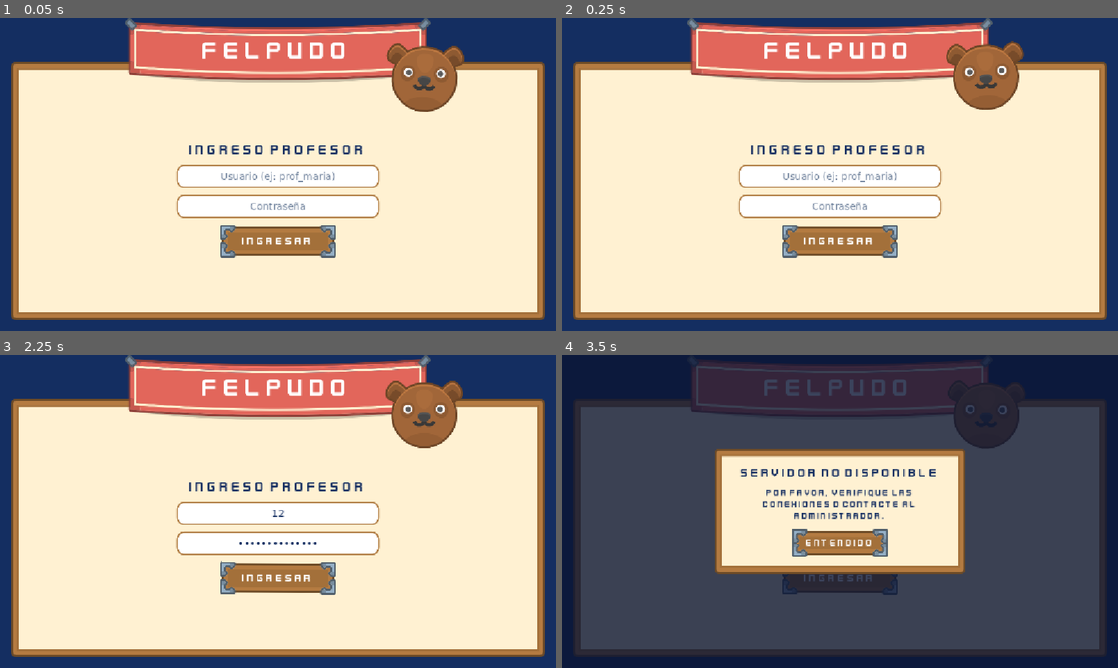
Above: before the commit, frames 1-4 (two rows, left to right).
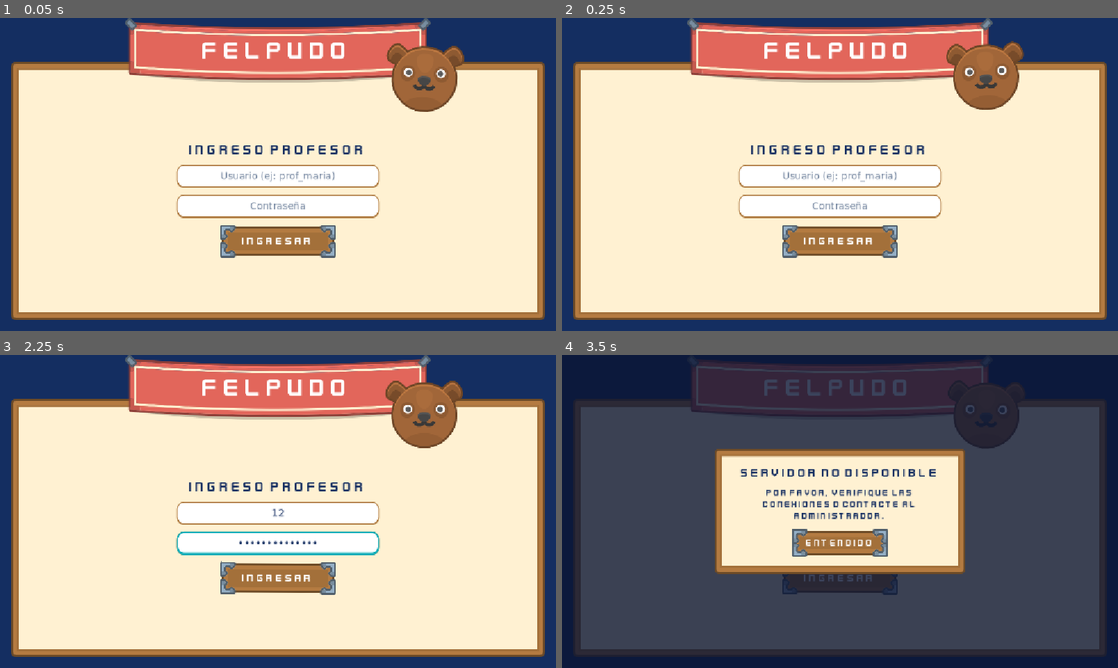
Above: after the commit, the same moments.

Repository: AndresEncalada/Aplicacion-Multiplataforma-de-Actividades-Ludicas-Infantiles
Game: Godot game, scene res://login_profesor.tscn
Two runs of this game, one before a commit and one after it. Both use one fixed random seed, a clock stepped at 60 frames per second and the inputs below.
Inputs (mouse positions are in pixels of both pictures, inside the frame that each line leads up to):
- Up to frame 1 (0.05 s): no input
- Up to frame 2 (0.25 s): no input
- Up to frame 3 (2.25 s): click (278, 514) at 0.52 s; type "12" at 0.6 s; click (278, 542) at 0.75 s; type "12" at 0.83 s; type "Felpudo" at 1.25 s; type "Ingresar" at 2 s
- Up to frame 4 (3.5 s): tap Enter at 2.75 s; move the mouse to (962, 495) at 2.77 s; click (962, 495) at 2.92 s; tap Space at 3.02 s

The runs differ from the first frame. In frame 1, 0.6% of the frame differs, in the area x 31-69%, y 47-64%; in frame 2, 0.6%; in frame 3, 0.9%; in frame 4, nothing differs.

Commit message:
refactor(ui): scalable filters, responsive layout, accessible X button, input focus
- Replace hardcoded age chips [3,4,5] with chips built dynamically from
  actual student ages in SesionState.alumnos
- Wrap age chips in a horizontal ScrollContainer so any number of ages
  fit without breaking the layout
- Replace single sort toggle with two explicit radio-style chips
  (A-Z / Aciertos) preceded by an Ordenar: label
- Filter bar stacks into two rows on screens smaller than 1280x720,
  with larger chips (52px) for easier touch on small devices
- Increase X button touch area to 96x96 px across all scenes while
  keeping the icon visually at its original 63x63 size via CenterContainer
- Enable caret_blink and add a distinct TURQUESA focus StyleBox on all
  LineEdit inputs so the active field is clearly visible
- Add *.uid rule to .gitignore and remove tracked Godot UID files

Diff:
--- a/frontend/felpudo/actividad_cuerpo.gd
+++ b/frontend/felpudo/actividad_cuerpo.gd
@@ -150,10 +150,10 @@
 	_btn_x = _crear_btn_x()
 	_btn_x.pressed.connect(_salir_a_menu)
 	_btn_x.set_anchors_preset(Control.PRESET_TOP_RIGHT)
-	_btn_x.offset_left   = -73
-	_btn_x.offset_top    = -4
+	_btn_x.offset_left   = -106
+	_btn_x.offset_top    = 0
 	_btn_x.offset_right  = -10
-	_btn_x.offset_bottom = 59
+	_btn_x.offset_bottom = 96
 	_btn_x.z_index = 20
 	add_child(_btn_x)
 
--- a/frontend/felpudo/actividad_pictogramas.gd
+++ b/frontend/felpudo/actividad_pictogramas.gd
@@ -207,10 +207,10 @@
 	_btn_x = _crear_btn_x()
 	_btn_x.pressed.connect(_salir_a_menu)
 	_btn_x.set_anchors_preset(Control.PRESET_TOP_RIGHT)
-	_btn_x.offset_left   = -73
-	_btn_x.offset_top    = -4
+	_btn_x.offset_left   = -106
+	_btn_x.offset_top    = 0
 	_btn_x.offset_right  = -10
-	_btn_x.offset_bottom = 59
+	_btn_x.offset_bottom = 96
 	_btn_x.z_index = 20
 	add_child(_btn_x)
 
--- a/frontend/felpudo/base_ui.gd
+++ b/frontend/felpudo/base_ui.gd
@@ -71,17 +71,22 @@
 
 func _crear_btn_x() -> Button:
 	var btn = Button.new()
-	btn.custom_minimum_size = Vector2(63, 63)
+	btn.custom_minimum_size = Vector2(96, 96)
 	var empty = StyleBoxEmpty.new()
 	for state in ["normal", "hover", "pressed", "focus", "disabled"]:
 		btn.add_theme_stylebox_override(state, empty)
+	var cc = CenterContainer.new()
+	cc.set_anchors_and_offsets_preset(Control.PRESET_FULL_RECT)
+	cc.mouse_filter = Control.MOUSE_FILTER_IGNORE
+	btn.add_child(cc)
+
 	var ir = TextureRect.new()
-	ir.texture      = load(ICO_X) as Texture2D
-	ir.expand_mode  = TextureRect.EXPAND_IGNORE_SIZE
-	ir.stretch_mode = TextureRect.STRETCH_KEEP_ASPECT_CENTERED
-	ir.set_anchors_and_offsets_preset(Control.PRESET_FULL_RECT)
-	ir.mouse_filter = Control.MOUSE_FILTER_IGNORE
-	btn.add_child(ir)
+	ir.texture             = load(ICO_X) as Texture2D
+	ir.expand_mode         = TextureRect.EXPAND_IGNORE_SIZE
+	ir.stretch_mode        = TextureRect.STRETCH_KEEP_ASPECT_CENTERED
+	ir.custom_minimum_size = Vector2(63, 63)
+	ir.mouse_filter        = Control.MOUSE_FILTER_IGNORE
+	cc.add_child(ir)
 	return btn
 
 
--- a/frontend/felpudo/login_profesor.gd
+++ b/frontend/felpudo/login_profesor.gd
@@ -295,25 +295,101 @@
 	search.size_flags_horizontal = Control.SIZE_EXPAND_FILL
 	vbox_outer.add_child(search)
 
-	# --- Fila de filtros ---
-	var filtros_hbox = HBoxContainer.new()
-	filtros_hbox.add_theme_constant_override("separation", 8)
-	vbox_outer.add_child(filtros_hbox)
+	# --- Barra de filtros ---
+	var _vp_f := get_viewport().get_visible_rect().size
+	var compacto: bool = _vp_f.x < 1280 or _vp_f.y < 720
+	var chip_h: int   = 52 if compacto else 38
+	var lbl_sz: int   = 14 if compacto else 13
+
+	var filtros_panel = PanelContainer.new()
+	filtros_panel.size_flags_horizontal = Control.SIZE_EXPAND_FILL
+	var sf_fp = StyleBoxFlat.new()
+	sf_fp.bg_color = Color(0.89, 0.91, 0.96)
+	sf_fp.set_corner_radius_all(18)
+	sf_fp.content_margin_left   = 14; sf_fp.content_margin_right  = 14
+	sf_fp.content_margin_top    = 10; sf_fp.content_margin_bottom = 10
+	filtros_panel.add_theme_stylebox_override("panel", sf_fp)
+	vbox_outer.add_child(filtros_panel)
+
+	# En pantallas pequeñas: dos filas (Edad arriba, Ordenar abajo).
+	# En pantallas grandes: una sola fila horizontal.
+	var filtros_root: BoxContainer
+	if compacto:
+		var vb = VBoxContainer.new()
+		vb.add_theme_constant_override("separation", 8)
+		filtros_root = vb
+	else:
+		var hb = HBoxContainer.new()
+		hb.add_theme_constant_override("separation", 10)
+		filtros_root = hb
+	filtros_panel.add_child(filtros_root)
 
 	var estado = {"edad": -1, "orden_aciertos": false}
 
+	# -- Grupo Edad --
+	var grp_edad = HBoxContainer.new()
+	grp_edad.add_theme_constant_override("separation", 6)
+	grp_edad.size_flags_horizontal = Control.SIZE_EXPAND_FILL
+	filtros_root.add_child(grp_edad)
+
+	var lbl_edad_cat = _crear_label("Edad:", lbl_sz, Color(0.38, 0.44, 0.58), false)
+	lbl_edad_cat.size_flags_vertical = Control.SIZE_SHRINK_CENTER
+	grp_edad.add_child(lbl_edad_cat)
+
+	var edad_scroll = ScrollContainer.new()
+	edad_scroll.horizontal_scroll_mode = ScrollContainer.SCROLL_MODE_AUTO
+	edad_scroll.vertical_scroll_mode   = ScrollContainer.SCROLL_MODE_DISABLED
+	edad_scroll.size_flags_horizontal  = Control.SIZE_EXPAND_FILL
+	edad_scroll.custom_minimum_size    = Vector2(0, chip_h + 8)
+	grp_edad.add_child(edad_scroll)
+
+	var chips_hbox = HBoxContainer.new()
+	chips_hbox.add_theme_constant_override("separation", 6)
+	edad_scroll.add_child(chips_hbox)
+
+	var edades_unicas: Array = []
+	for al in SesionState.alumnos:
+		var e := int(al.get("edad", 0))
+		if e > 0 and not edades_unicas.has(e):
+			edades_unicas.append(e)
+	edades_unicas.sort()
+
 	var chips_edad: Array = []
-	for par in [["Todos", -1], ["3 años", 3], ["4 años", 4], ["5 años", 5]]:
-		var chip = _crear_chip_filtro(par[0])
-		filtros_hbox.add_child(chip)
-		chips_edad.append({"chip": chip, "val": par[1]})
-
-	var spacer = Control.new()
-	spacer.size_flags_horizontal = Control.SIZE_EXPAND_FILL
-	filtros_hbox.add_child(spacer)
-
-	var btn_sort = _crear_chip_filtro("A-Z ↕")
-	filtros_hbox.add_child(btn_sort)
+	var chip_todos = _crear_chip_filtro("Todos", chip_h)
+	chips_hbox.add_child(chip_todos)
+	chips_edad.append({"chip": chip_todos, "val": -1})
+
+	for e_val in edades_unicas:
+		var chip = _crear_chip_filtro(str(e_val) + " a", chip_h)
+		chips_hbox.add_child(chip)
+		chips_edad.append({"chip": chip, "val": e_val})
+
+	# En modo horizontal añadir separador vertical entre grupos
+	if not compacto:
+		var sep = VSeparator.new()
+		sep.size_flags_vertical = Control.SIZE_SHRINK_CENTER
+		sep.custom_minimum_size = Vector2(1, 28)
+		filtros_root.add_child(sep)
+	else:
+		# En modo compacto, una línea horizontal fina separa las filas
+		var hsep = HSeparator.new()
+		hsep.size_flags_horizontal = Control.SIZE_EXPAND_FILL
+		filtros_root.add_child(hsep)
+
+	# -- Grupo Ordenar --
+	var grp_ord = HBoxContainer.new()
+	grp_ord.add_theme_constant_override("separation", 6)
+	grp_ord.size_flags_horizontal = Control.SIZE_EXPAND_FILL
+	filtros_root.add_child(grp_ord)
+
+	var lbl_ord = _crear_label("Ordenar:", lbl_sz, Color(0.38, 0.44, 0.58), false)
+	lbl_ord.size_flags_vertical = Control.SIZE_SHRINK_CENTER
+	grp_ord.add_child(lbl_ord)
+
+	var chip_az       = _crear_chip_filtro("A-Z", chip_h)
+	var chip_aciertos = _crear_chip_filtro("★ Aciertos", chip_h)
+	grp_ord.add_child(chip_az)
+	grp_ord.add_child(chip_aciertos)
 
 	# --- Lista de tarjetas ---
 	var scroll = ScrollContainer.new()
@@ -406,17 +482,28 @@
 				aplicar.call()
 		)
 
-	btn_sort.gui_input.connect(func(ev: InputEvent):
+	# Chips de orden: radio-button (uno siempre activo, se excluyen mutuamente)
+	chip_az.gui_input.connect(func(ev: InputEvent):
 		if (ev is InputEventMouseButton and ev.pressed and ev.button_index == MOUSE_BUTTON_LEFT) \
 		or (ev is InputEventScreenTouch and ev.pressed):
-			estado["orden_aciertos"] = not estado["orden_aciertos"]
-			_chip_set_activo(btn_sort, estado["orden_aciertos"])
-			var lbl_s = btn_sort.get_child(0).get_child(0) as Label
-			if lbl_s: lbl_s.text = "⭐ Aciertos" if estado["orden_aciertos"] else "A-Z ↕"
+			estado["orden_aciertos"] = false
+			_chip_set_activo(chip_az,       true)
+			_chip_set_activo(chip_aciertos, false)
 			aplicar.call()
 	)
+	chip_aciertos.gui_input.connect(func(ev: InputEvent):
+		if (ev is InputEventMouseButton and ev.pressed and ev.button_index == MOUSE_BUTTON_LEFT) \
+		or (ev is InputEventScreenTouch and ev.pressed):
+			estado["orden_aciertos"] = true
+			_chip_set_activo(chip_az,       false)
+			_chip_set_activo(chip_aciertos, true,
+				Color(1.00, 0.50, 0.08),
+				Color(0.65, 0.30, 0.03))
+			aplicar.call()
+	)
 
 	_chip_set_activo(chips_edad[0]["chip"], true)
+	_chip_set_activo(chip_az, true)
 	aplicar.call()
 
 func _iniciar_sesion_y_abrir_actividades(alumno: Dictionary):
@@ -628,10 +715,10 @@
 
 	var btn_x = _crear_btn_x()
 	btn_x.set_anchors_preset(Control.PRESET_CENTER_RIGHT)
-	btn_x.offset_left   = -73
-	btn_x.offset_top    = -32
+	btn_x.offset_left   = -106
+	btn_x.offset_top    = -48
 	btn_x.offset_right  = -10
-	btn_x.offset_bottom = 31
+	btn_x.offset_bottom = 48
 	btn_x.z_index = 5
 	btn_x.pressed.connect(func():
 		if _btn_bloqueado: return
@@ -789,36 +876,44 @@
 	vbox.add_child(_crear_label(subtitulo, 15, Color(0.88, 0.92, 1.0), false))
 	return card
 
-func _crear_chip_filtro(texto: String) -> PanelContainer:
+func _crear_chip_filtro(texto: String, alto: int = 38) -> PanelContainer:
 	var c = PanelContainer.new()
+	c.custom_minimum_size = Vector2(0, alto)
 	c.mouse_filter = Control.MOUSE_FILTER_STOP
 	var cc = CenterContainer.new()
 	c.add_child(cc)
-	var lbl = _crear_label(texto, 15, NAVY, false)
+	var lbl = _crear_label(texto, 15, Color(0.25, 0.30, 0.42), false)
 	lbl.horizontal_alignment = HORIZONTAL_ALIGNMENT_CENTER
 	cc.add_child(lbl)
 	_chip_set_activo(c, false)
 	return c
 
-func _chip_set_activo(c: PanelContainer, activo: bool) -> void:
+# col_bg / col_borde opcionales para usar MANDARINA en el botón de orden
+func _chip_set_activo(c: PanelContainer, activo: bool,
+		col_bg:    Color = Color(0.05, 0.68, 0.72),
+		col_borde: Color = Color(0.03, 0.46, 0.49)) -> void:
 	var sf = StyleBoxFlat.new()
 	if activo:
-		sf.bg_color    = TURQUESA
-		sf.border_color = Color(0.04, 0.50, 0.54)
+		sf.bg_color               = col_bg
+		sf.border_color           = col_borde
+		sf.border_width_bottom    = 4
+		sf.border_width_left      = 0; sf.border_width_right = 0; sf.border_width_top = 0
 	else:
-		sf.bg_color    = Color(0.86, 0.89, 0.94)
-		sf.border_color = Color(0.60, 0.65, 0.75)
-	sf.set_corner_radius_all(14)
-	sf.border_width_bottom    = 3
-	sf.content_margin_left    = 14; sf.content_margin_right  = 14
-	sf.content_margin_top     = 6;  sf.content_margin_bottom = 8
+		sf.bg_color               = Color(0.97, 0.97, 1.00)
+		sf.border_color           = Color(0.70, 0.74, 0.84)
+		sf.border_width_bottom    = 3
+		sf.border_width_left      = 0; sf.border_width_right = 0; sf.border_width_top = 0
+	sf.set_corner_radius_all(16)
+	sf.content_margin_left    = 16; sf.content_margin_right  = 16
+	sf.content_margin_top     = 4;  sf.content_margin_bottom = 8
 	c.add_theme_stylebox_override("panel", sf)
 	if c.get_child_count() > 0:
 		var cc = c.get_child(0)
 		if is_instance_valid(cc) and cc.get_child_count() > 0:
 			var lbl = cc.get_child(0) as Label
 			if lbl:
-				lbl.add_theme_color_override("font_color", Color.WHITE if activo else NAVY)
+				var col_txt = Color.WHITE if activo else Color(0.25, 0.30, 0.42)
+				lbl.add_theme_color_override("font_color", col_txt)
 
 func _crear_input(placeholder: String, es_password: bool) -> LineEdit:
 	var inp = LineEdit.new()
@@ -835,15 +930,29 @@
 	inp.add_theme_color_override("font_color", NAVY)
 	inp.add_theme_color_override("font_placeholder_color", Color(0.45, 0.52, 0.62))
 
+	inp.caret_blink          = true
+	inp.caret_blink_interval = 0.6
+	inp.add_theme_color_override("caret_color", NAVY)
+
 	var st = StyleBoxFlat.new()
 	st.bg_color = Color.WHITE
 	st.border_color = Color(0.70, 0.50, 0.28)
-	st.set_border_width_all(3)
+	st.set_border_width_all(2)
+	st.border_width_bottom = 4
 	st.set_corner_radius_all(14)
 	st.content_margin_left  = 16
 	st.content_margin_right = 16
 	inp.add_theme_stylebox_override("normal", st)
-	inp.add_theme_stylebox_override("focus", st)
+
+	var st_focus = StyleBoxFlat.new()
+	st_focus.bg_color = Color.WHITE
+	st_focus.border_color = TURQUESA
+	st_focus.set_border_width_all(3)
+	st_focus.border_width_bottom = 5
+	st_focus.set_corner_radius_all(14)
+	st_focus.content_margin_left  = 16
+	st_focus.content_margin_right = 16
+	inp.add_theme_stylebox_override("focus", st_focus)
 	return inp
 
 # ---------------------------------------------------------------------------
--- a/frontend/felpudo/menu_actividades.gd
+++ b/frontend/felpudo/menu_actividades.gd
@@ -124,10 +124,10 @@
 
 	var btn_x = _crear_btn_x()
 	btn_x.set_anchors_preset(Control.PRESET_CENTER_RIGHT)
-	btn_x.offset_left   = -73
-	btn_x.offset_top    = -32
+	btn_x.offset_left   = -106
+	btn_x.offset_top    = -48
 	btn_x.offset_right  = -10
-	btn_x.offset_bottom = 31
+	btn_x.offset_bottom = 48
 	btn_x.z_index = 5
 	btn_x.pressed.connect(func():
 		if _btn_bloqueado: return
--- a/frontend/felpudo/menu_principal.gd
+++ b/frontend/felpudo/menu_principal.gd
@@ -55,25 +55,30 @@
 
 func _crear_boton_cerrar_sesion() -> Control:
 	var btn_x = Button.new()
-	btn_x.custom_minimum_size = Vector2(63, 63)
+	btn_x.custom_minimum_size = Vector2(96, 96)
 	btn_x.set_anchors_preset(Control.PRESET_TOP_RIGHT)
-	btn_x.offset_left   = -77
-	btn_x.offset_top    = 12
+	btn_x.offset_left   = -110
+	btn_x.offset_top    = 10
 	btn_x.offset_right  = -14
-	btn_x.offset_bottom = 75
+	btn_x.offset_bottom = 106
 	btn_x.z_index = 10
 
 	var empty = StyleBoxEmpty.new()
 	for state in ["normal", "hover", "pressed", "focus", "disabled"]:
 		btn_x.add_theme_stylebox_override(state, empty)
 
+	var cc = CenterContainer.new()
+	cc.set_anchors_and_offsets_preset(Control.PRESET_FULL_RECT)
+	cc.mouse_filter = Control.MOUSE_FILTER_IGNORE
+	btn_x.add_child(cc)
+
 	var ir = TextureRect.new()
-	ir.texture = load(ICO_X) as Texture2D
-	ir.expand_mode = TextureRect.EXPAND_IGNORE_SIZE
-	ir.stretch_mode = TextureRect.STRETCH_KEEP_ASPECT_CENTERED
-	ir.set_anchors_and_offsets_preset(Control.PRESET_FULL_RECT)
-	ir.mouse_filter = Control.MOUSE_FILTER_IGNORE
-	btn_x.add_child(ir)
+	ir.texture             = load(ICO_X) as Texture2D
+	ir.expand_mode         = TextureRect.EXPAND_IGNORE_SIZE
+	ir.stretch_mode        = TextureRect.STRETCH_KEEP_ASPECT_CENTERED
+	ir.custom_minimum_size = Vector2(63, 63)
+	ir.mouse_filter        = Control.MOUSE_FILTER_IGNORE
+	cc.add_child(ir)
 
 	btn_x.pressed.connect(func():
 		if _btn_bloqueado: return
Not shown, removed: frontend/felpudo/actividad_cuerpo.gd.uid
Not shown, removed: frontend/felpudo/actividad_pictogramas.gd.uid
Not shown, removed: frontend/felpudo/anim_manager.gd.uid
Not shown, removed: frontend/felpudo/config.gd.uid
Not shown, removed: frontend/felpudo/login_profesor.gd.uid
Not shown, removed: frontend/felpudo/main.gd.uid
Not shown, removed: frontend/felpudo/menu_actividades.gd.uid
Not shown, removed: frontend/felpudo/menu_principal.gd.uid
Not shown, removed: frontend/felpudo/sesion_state.gd.uid
